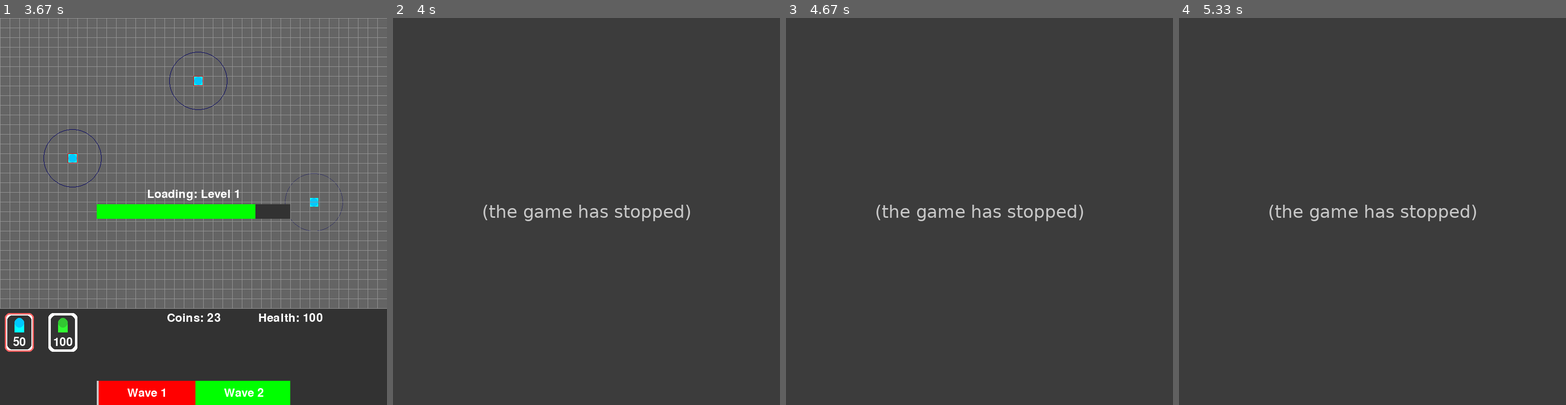
Above: before the commit, frames 1-4 (left to right).
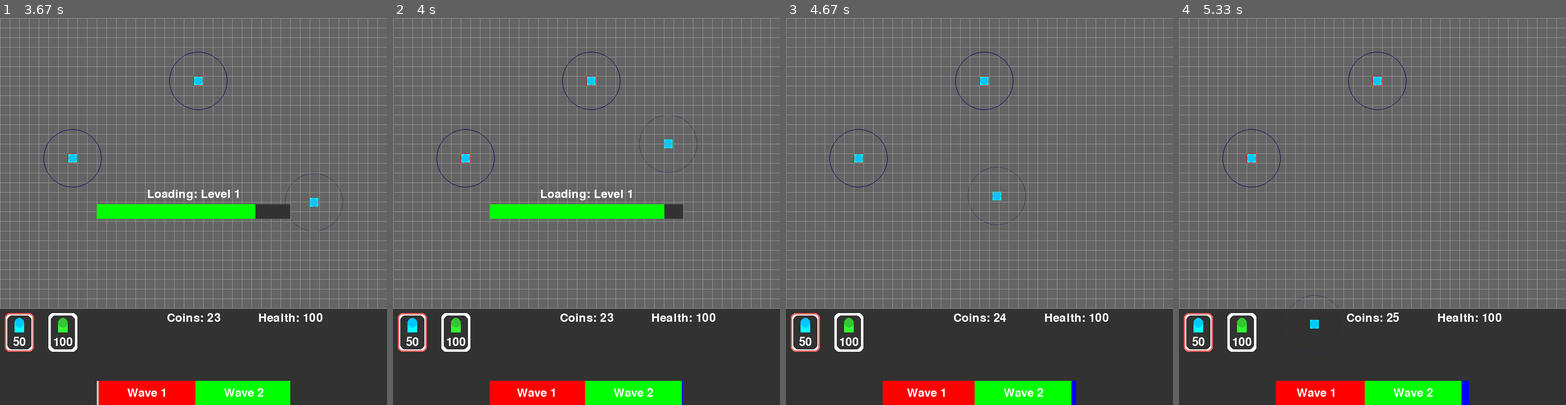
Above: after the commit, the same moments.

Repository: jay1905/pygame-tower-defence
Game: pygame game, started from main.py
The game is run twice, just before and just after one commit, with the same random seed, the same clock (stepped at 60 frames per second) and the same inputs.
Inputs (mouse positions are in pixels of both pictures, inside the frame that each line leads up to):
- Up to frame 1 (3.67 s): click (193, 211) at 0.38 s; click "50" at 0.72 s; click (73, 153) at 1.05 s; click (336, 346) at 1.38 s; click (201, 79) at 1.72 s; click (174, 312) at 2.05 s; click (181, 145) at 2.38 s; click (139, 130) at 2.72 s; click (294, 176) at 3.05 s; click (313, 203) at 3.38 s
- Up to frame 2 (4 s): click (667, 141) at 3.72 s
- Up to frame 3 (4.67 s): click (867, 137) at 4.05 s; click (994, 196) at 4.38 s
- Up to frame 4 (5.33 s): click (1260, 188) at 4.72 s; click (1314, 323) at 5.05 s

Frame 1 is identical in both runs. In frame 2, 79% of the frame differs, in the area x 0-100%, y 0-100%; in frame 3, 79%; in frame 4, 79%.
Error before the commit: AttributeError: 'Level' object has no attribute 'level_time' (hud.py line 114); the game stopped at 3.72 s (later frames are placeholders)

Commit message:
Spawning enemies per wave with different times

Diff:
--- a/enemy_manager.py
+++ b/enemy_manager.py
@@ -9,9 +9,12 @@
     self.spawn_locations = [(0,100),(0,200),(0,300),(0,400),(0,500)]
     self.spawn_points = []
     self.enemy_types = []
+    self.enemy_spawn_times = []
     self.enemy_count = 0
     self.spawn_speed = 0
+    self.level_time = 0
     self.can_spawn = 0
+    self.time = 0
     self.rows = []
 
   def update(self):
@@ -31,22 +34,33 @@
     if self.enemy_types:
       self.spawn()
 
-  def update_enemy_spawner(self, spawn_points, enemy_types, spawn_speed):
+  def update_enemy_spawner(self, spawn_points, enemy_types, spawn_speed, enemy_spawn_times, level_time):
+    self.enemy_spawn_times = enemy_spawn_times
+    self.level_time = level_time
     self.spawn_points = spawn_points
     self.enemy_types = enemy_types
     self.spawn_speed = spawn_speed
 
   def spawn(self):
-    if self.can_spawn >= self.spawn_speed:
-      self.can_spawn = 0
+    # Implement the logic to spawn the next enemy
+    # every second
+    self.time += 1
+    if self.time > 60:
+      self.can_spawn += 1
+      self.time = 0
+
+    if self.can_spawn in self.enemy_spawn_times and self.spawn_points and self.enemy_types:
+    # if self.can_spawn >= self.spawn_speed:
+      print("Spawning enemy {self.enemy_count}", self.enemy_spawn_times[0])
       enemy = Enemy(self.spawn_locations[self.spawn_points[0]], 15, 15, 2)
       enemy.calculate_path(self.rows)
 
       self.enemies.append(enemy)
       self.spawn_points.remove(self.spawn_points[0])
       self.enemy_types.remove(self.enemy_types[0])
-    else:
-      self.can_spawn += 1
+      self.enemy_spawn_times.remove(self.enemy_spawn_times[0])
+    # else:
+      # self.can_spawn += 1
 
   def recalaulate_path(self):
     for enemy in self.enemies[:]:
@@ -54,6 +68,7 @@
 
   def spawn_wave(self, wave):
     # Implement the logic to spawn the next wave of enemies
+    self.can_spawn = 0
     print(f"Spawning wave {wave}")
 
 
--- a/hud.py
+++ b/hud.py
@@ -111,6 +111,12 @@
       # Spawn the next wave
       self.current_level += 1
       self.enemy_manager.spawn_wave(self.current_level)
+      self.enemy_manager.spawn_wave(self.current_level)
+      self.enemy_manager.update_enemy_spawner(self.levels[self.current_level].spawn_points,
+                                           self.levels[self.current_level].enemy_types,
+                                           self.levels[self.current_level].spawn_speed,
+                                           self.levels[self.current_level].enemy_spawn_times,
+                                           self.levels[self.current_level].level_time)
       self.set_bar_moving_spead(self.levels[self.current_level].level_time)
     # Move the bar from right to left
     BAR_POSITION[0] -= self.bar_movement_speed
--- a/level.py
+++ b/level.py
@@ -6,7 +6,9 @@
     self.spawn_locations = [(0,100),(0,200),(0,300),(0,400),(0,500)]
     self.spawn_points = [0,1,2,3,4,3,2,1,0,1]
     self.enemy_types = ['n','n','n','n','n','n','n','n','n','n']
+    self.enemy_spawn_times = [5,6,7,8,9,10,11,12,13,15]
     self.enemy_count = 0
     self.spawn_speed = 60
+    self.level_time = 20
     self.can_spawn = 0
     self.color = color
